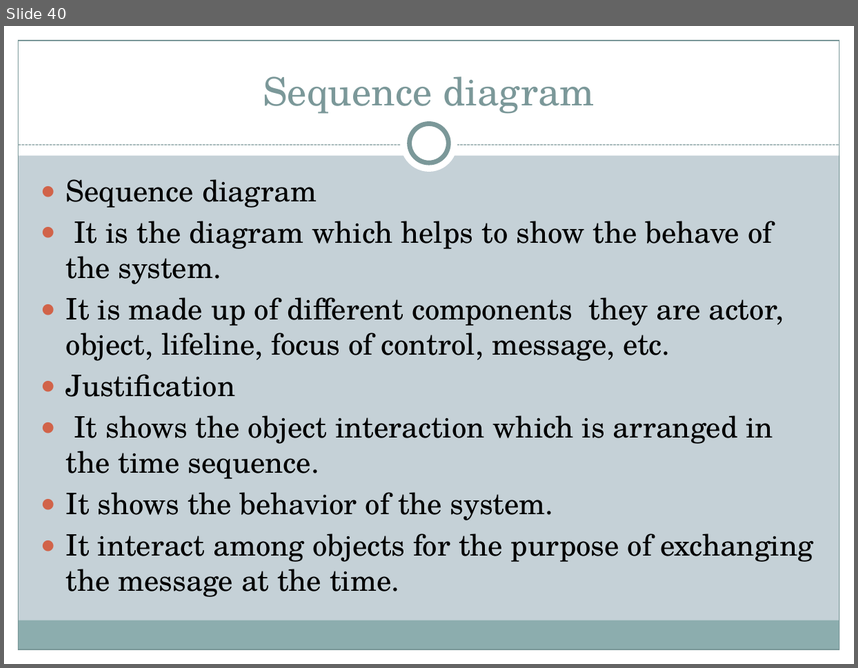
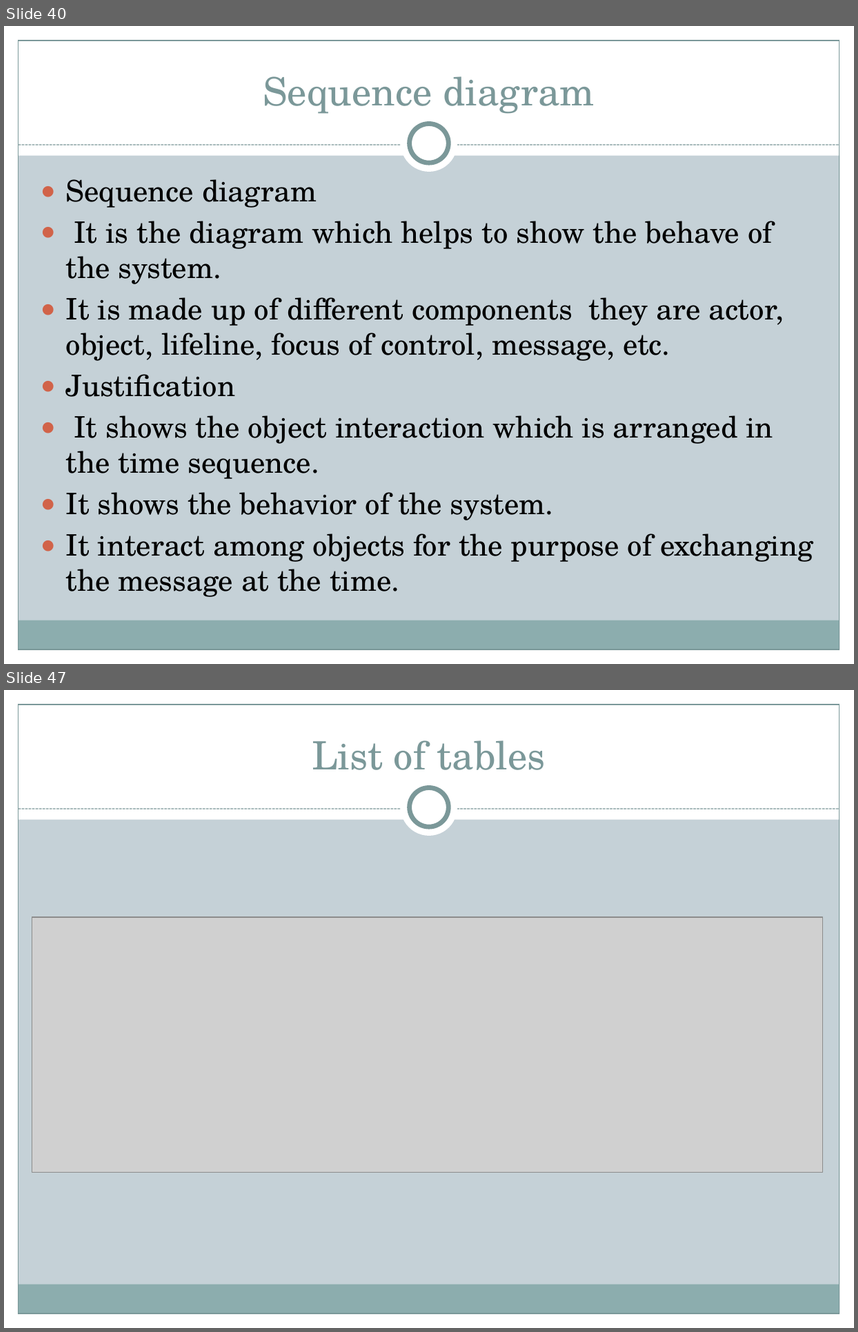
Before and after one commit to mandiratamang/SMS, a slide deck: implementation/pp of sms.pptx. Shown one above the other, each under a label of ours: slide 40 before the commit, slides 40 and 47 after it; the slides between them are not shown. The pictures are 858x668 and 858x1332 pixels, drawn with LibreOffice and Linux fonts; fonts in the diff are those of the drawing; grey boxes stand for pictures. Boxes give left, top, right and bottom in pixels: in the first picture for what was removed or moved away, otherwise in the second. Text is boxed around its words. In the diff, an @@ line names an element or a change of style, - is before the commit and + after.

```diff
--- a/implementation/pp of sms.pptx
+++ b/implementation/pp of sms.pptx
@@ slide 47 added at (4,690,854,1328), background #C5D1D7; not listed: 9 template elements that a slide beside it also shows @@
@@ title added at (312,740,546,770), 33 pt, text #7C999A @@
+List of tables
@@ picture added at (32,917,822,1172) @@
```
Also in this commit, not shown: 18 slides changed, 11 other slides added, 12 slides removed, 8 other files.
